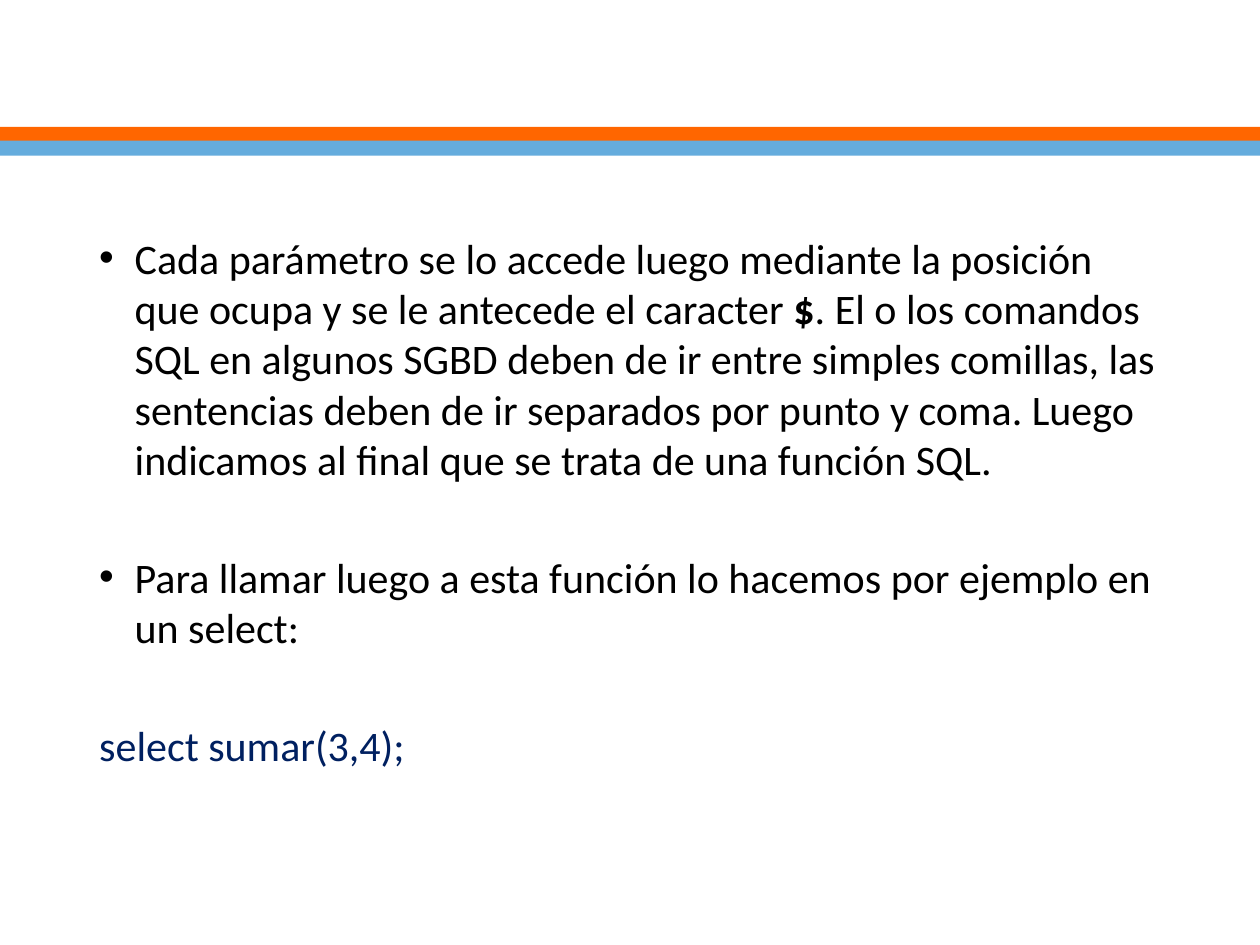
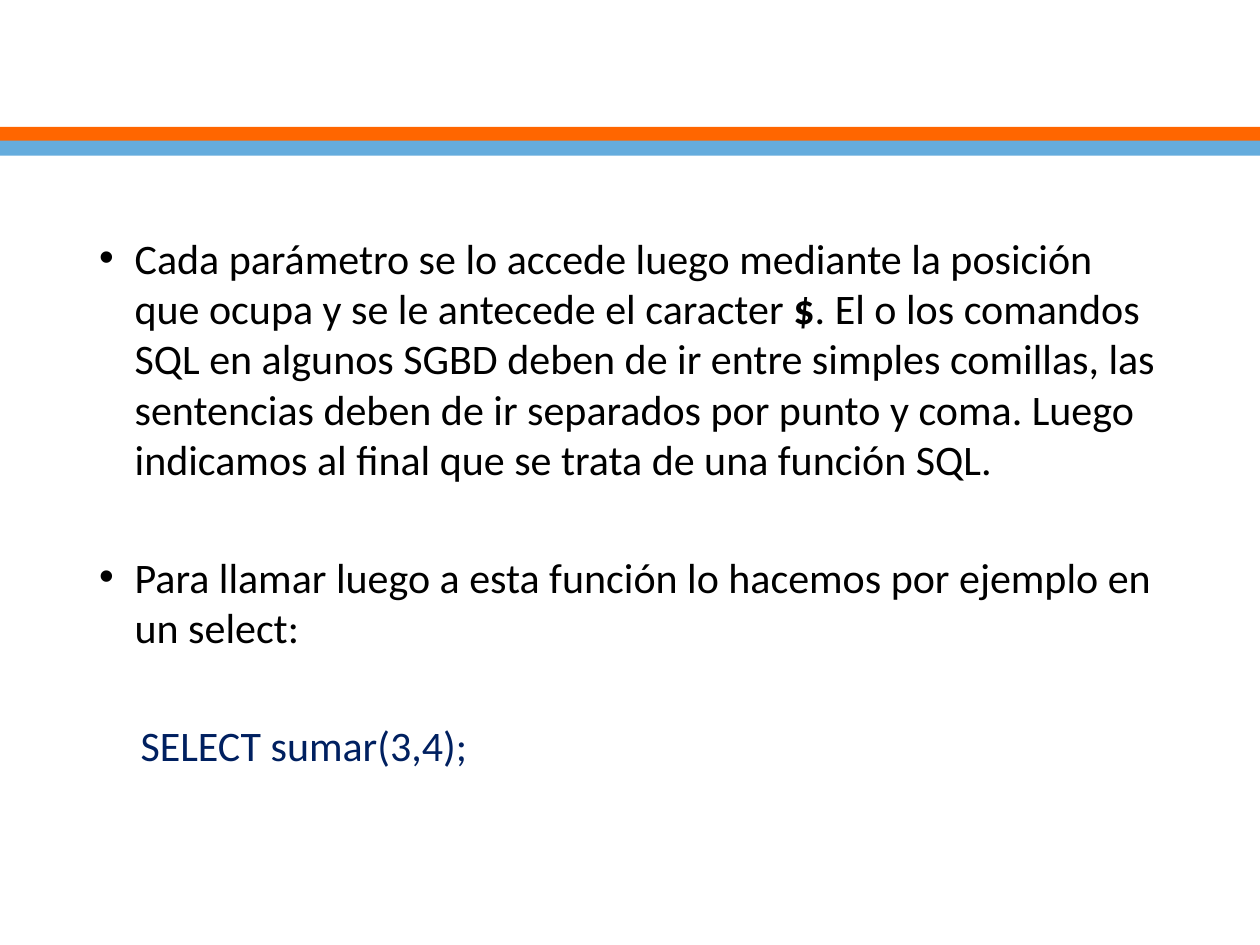
Before and after one commit to ejimenezdelgado/Aplica_db_jueves_1_2017, a slide deck: slide 7 of Clase 8/clase8.pptx. Drawn at 1260x945 pixels with LibreOffice and Linux fonts; fonts in the diff are those of the drawing; background and template pictures are left out. Boxes give left, top, right and bottom in pixels: in the first picture for what was removed or moved away, otherwise in the second. Text is boxed around its words. In the diff, an @@ line names an element or a change of style, - is before the commit and + after.

```diff
--- a/Clase 8/clase8.pptx
+++ b/Clase 8/clase8.pptx
@@ text at <box>141,730,467,767</box>: text changed @@
-select sumar(3,4);
+  SELECT sumar(3,4);
```
Also in this commit, not shown: 1 other file.
